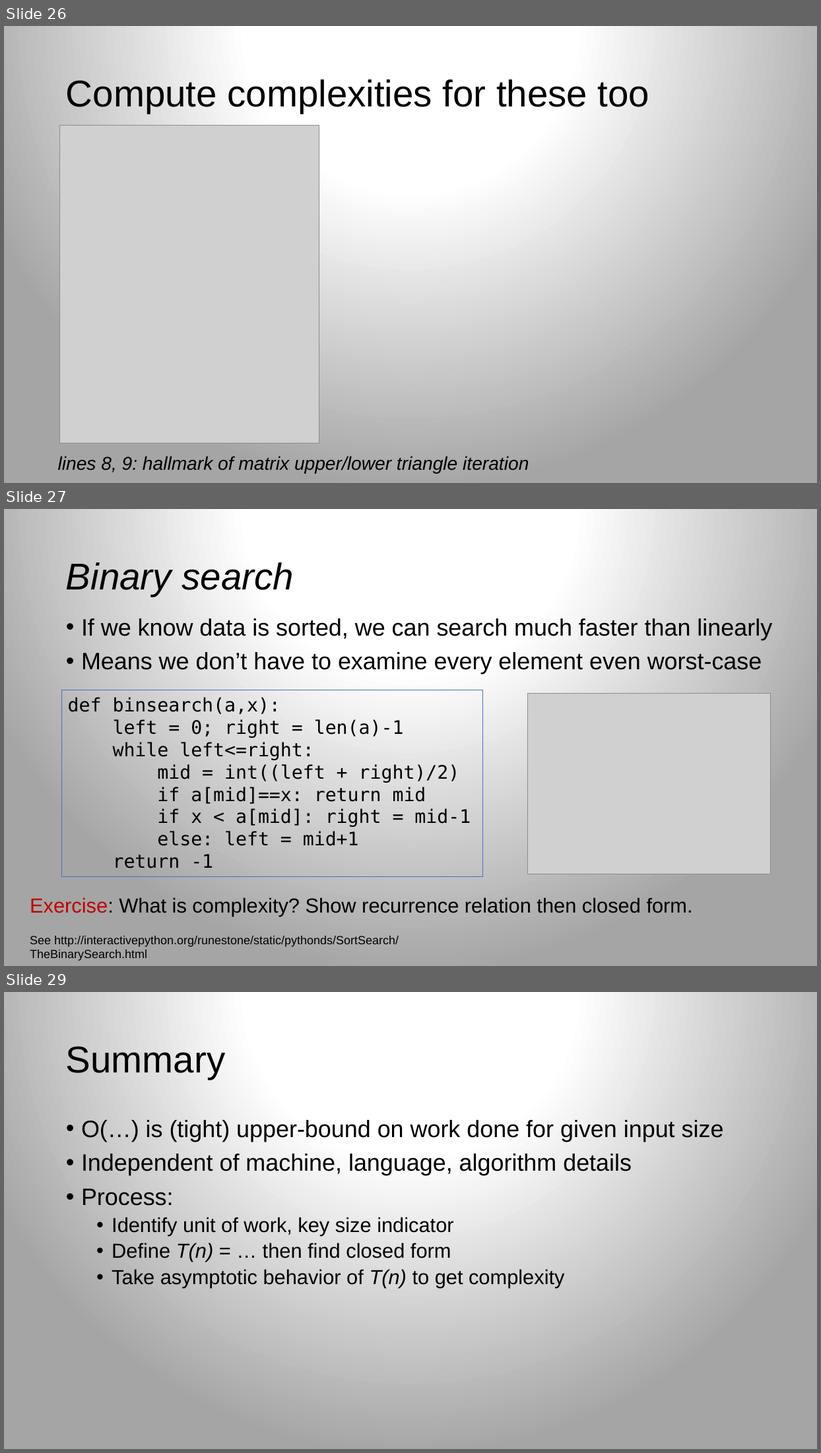
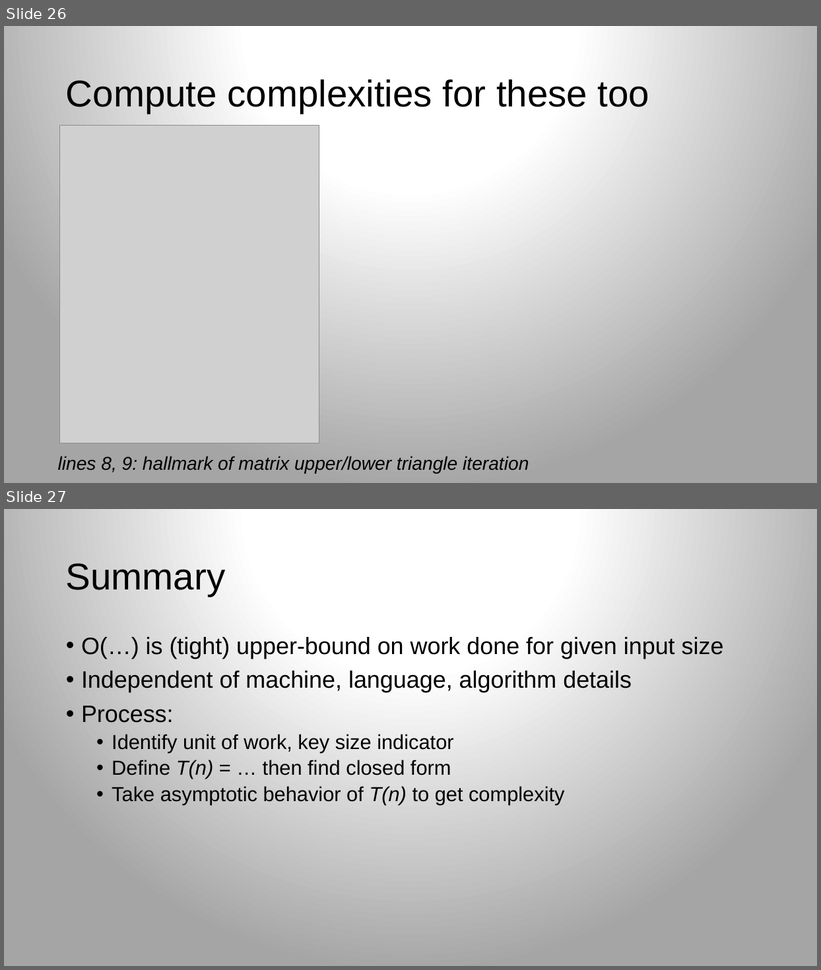
Before and after one commit to parrt/msds689, a slide deck: notes/complexity.pptx. Shown one above the other, each under a label of ours: slides 26, 27 and 29 before the commit, slides 26 and 27 after it; the slides between them are not shown. The pictures are 821x1453 and 821x970 pixels, drawn with LibreOffice and Linux fonts; fonts in the diff are those of the drawing; grey boxes stand for pictures; background and template pictures are left out. Boxes give left, top, right and bottom in pixels: in the first picture for what was removed or moved away, otherwise in the second. Text is boxed around its words. In the diff, an @@ line names an element or a change of style, - is before the commit and + after.

```diff
--- a/notes/complexity.pptx
+++ b/notes/complexity.pptx
@@ slide 27 removed at <box>4,509,817,966</box>, background gradient #FFFFFF to #A5A5A5 @@
@@ title removed at <box>66,562,294,596</box> @@
-Binary search
@@ text removed at <box>81,619,772,674</box> @@
-• If we know data is sorted, we can search much faster than linearly
-• Means we don’t have to examine every element even worst-case
@@ rectangle removed at <box>62,691,483,877</box> @@
-def binsearch(a,x):
-left = 0; right = len(a)-1
-while left<=right:
-mid = int((left + right)/2)
-if a[mid]==x: return mid
-if x < a[mid]: right = mid-1
-else: left = mid+1
-return -1
@@ picture removed at <box>527,693,771,875</box> @@
@@ text removed at <box>30,898,693,917</box> @@
-Exercise: What is complexity? Show recurrence relation then closed form.
@@ text removed at <box>30,936,399,961</box> @@
-See http://interactivepython.org/runestone/static/pythonds/SortSearch/TheBinarySearch.html
@@ what was slide 29 is now slide 27 @@
```
Also in this commit, not shown: 1 other slide removed, 1 other file.
